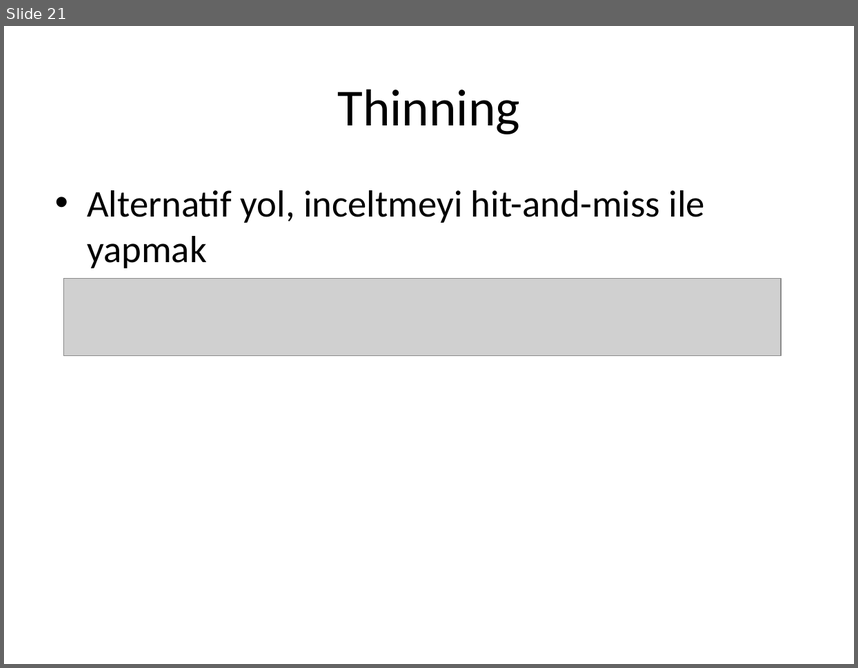
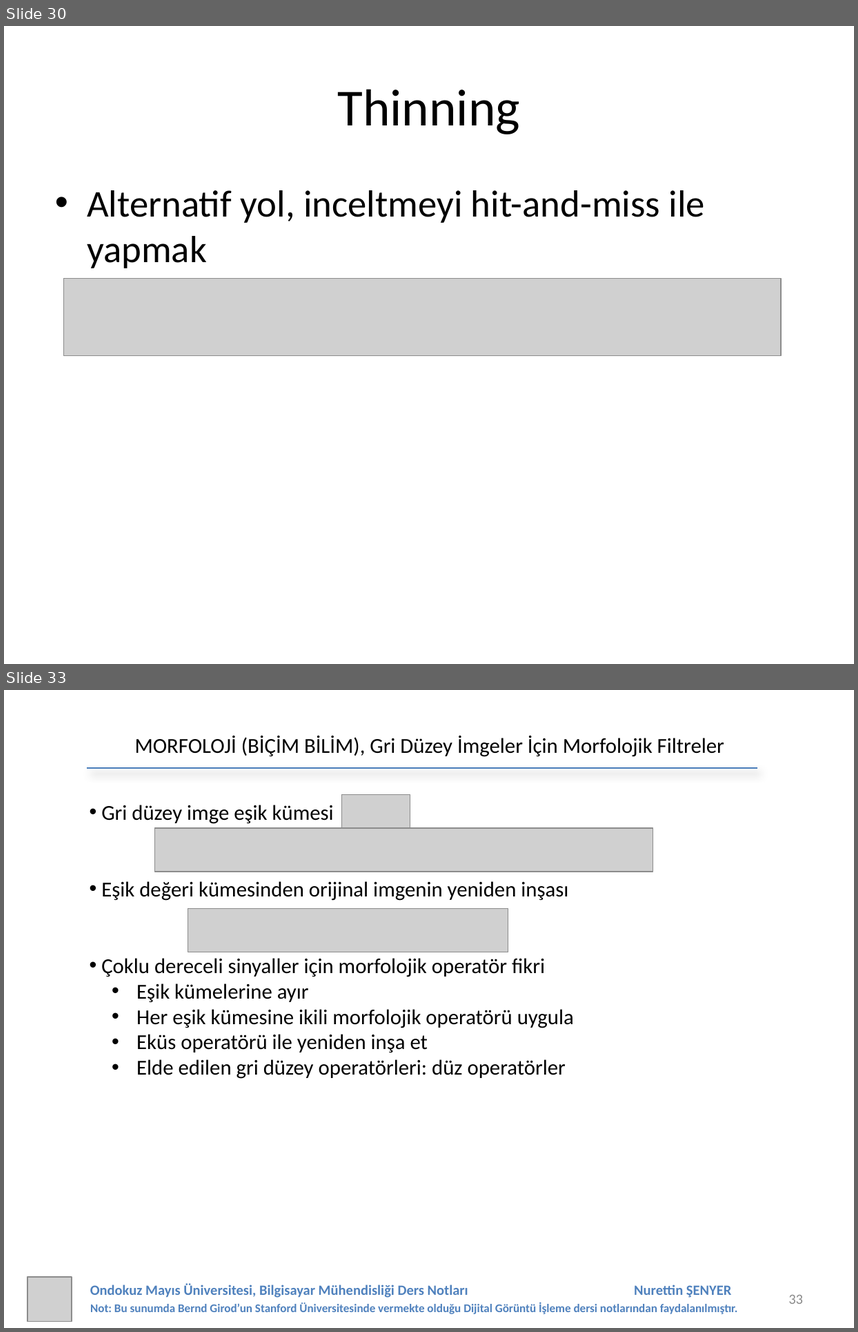
Before and after one commit to 19ceng/ce401dip, a slide deck: 07-morph/07-morph.pptx. Shown one above the other, each under a label of ours: slide 21 before the commit, slides 30 and 33 after it; the slides between them are not shown. The pictures are 858x668 and 858x1332 pixels, drawn with LibreOffice and Linux fonts; fonts in the diff are those of the drawing; grey boxes stand for pictures. Boxes give left, top, right and bottom in pixels: in the first picture for what was removed or moved away, otherwise in the second. Text is boxed around its words. In the diff, an @@ line names an element or a change of style, - is before the commit and + after.

```diff
--- a/07-morph/07-morph.pptx
+++ b/07-morph/07-morph.pptx
@@ slide 33 added at (4, 690, 854, 1328), background #FFFFFF @@
@@ text added at (135, 736, 724, 757), 18 pt, text #000000 @@
+MORFOLOJİ (BİÇİM BİLİM), Gri Düzey İmgeler İçin Morfolojik Filtreler
@@ line added from (87, 768) to (757, 768), #4B7EBC 1.25 pt @@
@@ text added at (101, 805, 574, 1078), 18 pt, text #000000 @@
+• Gri düzey imge eşik kümesi
+• Eşik değeri kümesinden orijinal imgenin yeniden inşası
+• Çoklu dereceli sinyaller için morfolojik operatör fikri
+  • Eşik kümelerine ayır
+  • Her eşik kümesine ikili morfolojik operatörü uygula
+  • Eküs operatörü ile yeniden inşa et
+  • Elde edilen gri düzey operatörleri: düz operatörler
@@ picture added at (342, 795, 410, 828) @@
@@ picture added at (154, 828, 653, 871) @@
@@ picture added at (188, 909, 508, 952) @@
@@ picture added at (27, 1276, 72, 1321) @@
@@ text added at (90, 1283, 738, 1314), 10 pt, text #4F81BD, bold @@
+Ondokuz Mayıs Üniversitesi, Bilgisayar Mühendisliği Ders Notları Nurettin ŞENYER
+Not: Bu sunumda Bernd Girod’un Stanford Üniversitesinde vermekte olduğu Dijital Görüntü İşleme dersi notlarından faydalanılmıştır.
@@ page number added at (789, 1294, 803, 1303), 12 pt, text #8C8C8C @@
+33
@@ what was slide 21 is now slide 30 @@
```
Also in this commit, not shown: 4 slides changed, 27 other slides added, 4 slides removed, 1 other file.
